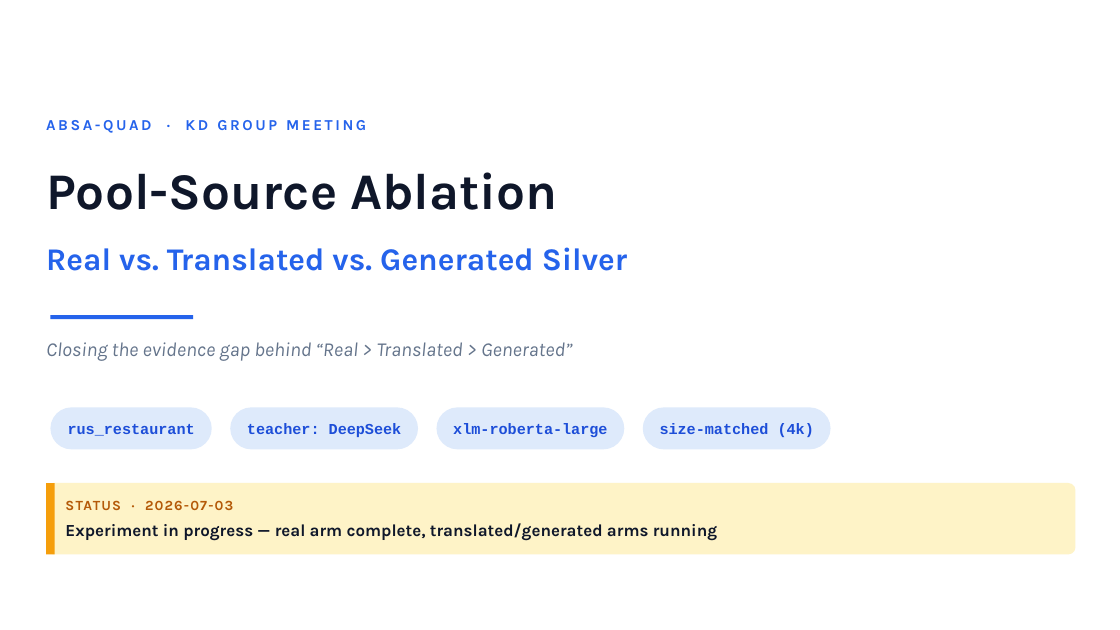
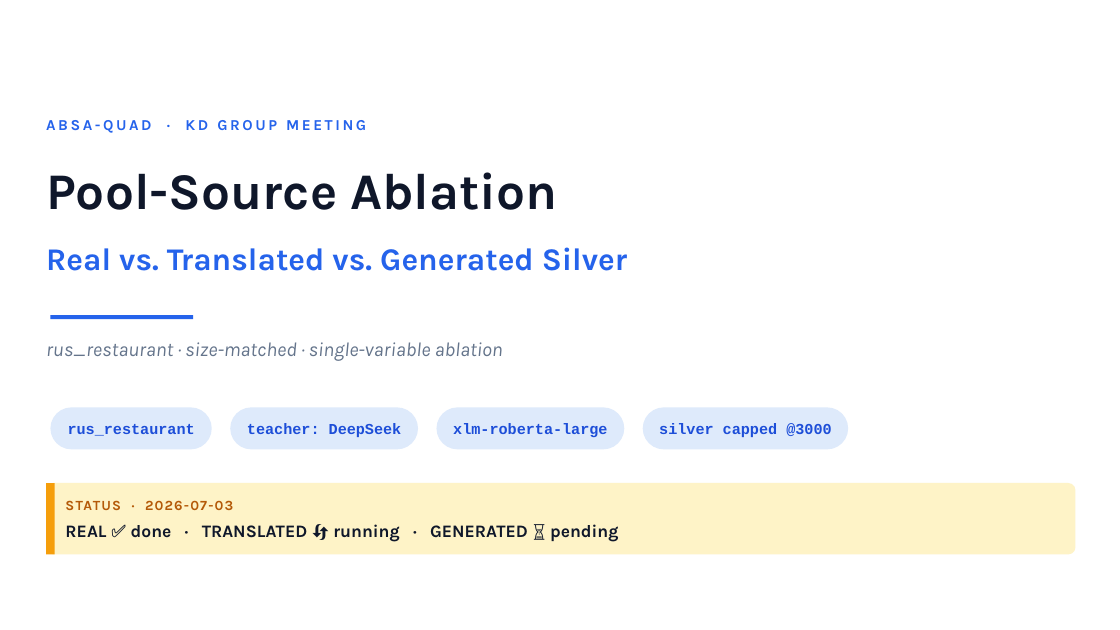
Before and after one commit to magnum-qin/ABSA-QUAD, a slide deck: slide 1 of docs/KD_pool_source_ablation_20260703.pptx. Drawn at 1120x630 pixels with LibreOffice and Linux fonts; fonts in the diff are those of the drawing. Boxes give left, top, right and bottom in pixels: in the first picture for what was removed or moved away, otherwise in the second. Text is boxed around its words. In the diff, an @@ line names an element or a change of style, - is before the commit and + after.

Commit message:
feat: update KD pool source ablation presentation

```diff
--- a/docs/KD_pool_source_ablation_20260703.pptx
+++ b/docs/KD_pool_source_ablation_20260703.pptx
@@ text at box(46, 342, 503, 361): text changed @@
-Closing the evidence gap behind “Real > Translated > Generated”
+rus_restaurant · size-matched · single-variable ablation
@@ rounded rectangle "silver capped @3000": place and size @@
-rounded rectangle "silver capped @3000" at box(643, 408, 830, 450)
+rounded rectangle "silver capped @3000" at box(643, 408, 848, 450)
@@ text in rounded rectangle at box(659, 423, 831, 437): text changed @@
-size-matched (4k)
+silver capped @3000
@@ text at box(65, 524, 618, 542): text changed; size 14.5 to 15 pt @@
-Experiment in progress — real arm complete, translated/generated arms running
+REAL ✅ done · TRANSLATED 🔄 running · GENERATED ⏳ pending
```
Also in this commit, not shown: 7 other slides changed, 1 slide added, 1 slide removed.
